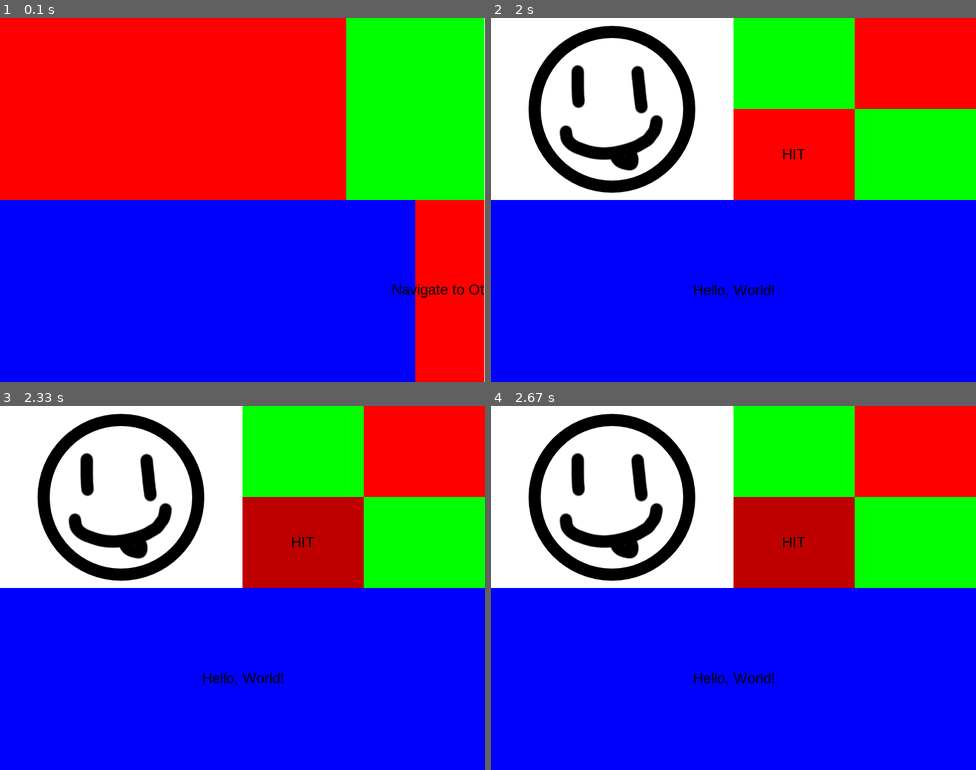
Above: before the commit, frames 1-4 (two rows, left to right).
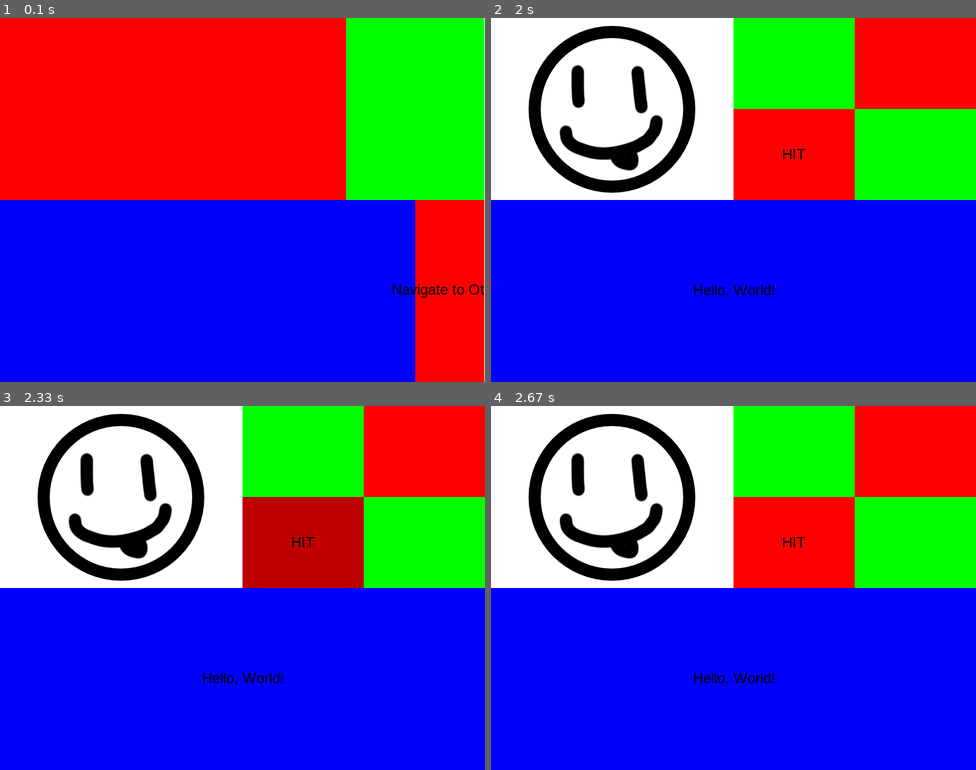
Above: after the commit, the same moments.

Repository: rschwa6308/Pygame-App-Framework
Game: pygame game, started from src/App.py
Same seed, same stepped clock (60 frames per second), same inputs: the game is played once before the commit and once after it.
Inputs (mouse positions are in pixels of both pictures, inside the frame that each line leads up to):
- Up to frame 1 (0.1 s): no input
- Up to frame 2 (2 s): press the mouse at (665, 109) at 0.37 s; move the mouse to (621, 127) at 0.47 s; release the mouse at (583, 145) at 0.6 s; click (912, 327) at 0.72 s; press the mouse at (612, 109) at 1.03 s; move the mouse to (699, 152) at 1.13 s; release the mouse at (786, 200) at 1.27 s; press the mouse at (612, 109) at 1.43 s; move the mouse to (675, 90) at 1.53 s; move the mouse to (738, 68) at 1.63 s; release the mouse at (738, 68) at 1.67 s
- Up to frame 3 (2.33 s): press the mouse at (121, 497) at 2.07 s; move the mouse to (213, 500) at 2.17 s; release the mouse at (310, 507) at 2.3 s
- Up to frame 4 (2.67 s): move the mouse to (612, 497) at 2.63 s

Frames 1-3 are identical in both runs. In frame 4, 6.2% of the frame differs, in the area x 50-75%, y 25-50%.

Commit message:
hover issue fixed (mostly)

Diff:
--- a/src/Button.py
+++ b/src/Button.py
@@ -9,10 +9,11 @@
 
     hover_opacity = 0.75
     press_opacity = 0.5
-    # opacity_color = (*BLACK, 127)
 
-    rerender_on_hover = True
-    rerender_on_press = True
+    rerender_ui_triggers = {
+        "hover": True,
+        "press": True
+    }
 
     def __init__(
         self,
--- a/src/Component.py
+++ b/src/Component.py
@@ -10,8 +10,10 @@
 class Component:
     """The base class for all UI elements"""
 
-    rerender_on_hover = False
-    rerender_on_press = False
+    rerender_ui_triggers = {
+        "hover": False,
+        "press": False
+    }
 
     def __init__(
         self,
@@ -50,3 +52,22 @@
             raise ValueError(f"A \"{name}\" hook has not yet been bound to this component")
 
         self.hooks[name](*args, **kwargs)
+
+    def set_ui_state(self, field_name, val):
+        print(self, field_name, val)
+        if field_name not in self.ui_state:
+            raise ValueError(f"Field name \"{field_name}\" is not a valid ui_state field")
+
+        print(self.rerender_ui_triggers[field_name], (self.ui_state[field_name] != val))
+        rerender = self.rerender_ui_triggers[field_name] and (self.ui_state[field_name] != val)
+
+        self.ui_state[field_name] = val
+
+        if rerender:
+            print("RERENDER!")
+            self.run_hook("TRIGGER_RERENDER")
+
+        # If removing hover, recursively remove hover from all children
+        if field_name == "hover" and not val:
+            for child in self.children:
+                child.set_ui_state("hover", False)
--- a/src/View.py
+++ b/src/View.py
@@ -107,18 +107,18 @@
                 if self.hover_child is None and new_hover_child is None:
                     pass
                 elif self.hover_child is None:
-                    new_hover_child.ui_state["hover"] = True
-                    if new_hover_child.rerender_on_hover:
-                        new_hover_child.run_hook("TRIGGER_RERENDER")
+                    new_hover_child.set_ui_state("hover", True)
+                    # if new_hover_child.rerender_on_hover:
+                    #     new_hover_child.run_hook("TRIGGER_RERENDER")
                 elif new_hover_child is None:
-                    self.hover_child.ui_state["hover"] = False
-                    if self.hover_child.rerender_on_hover:
-                        self.hover_child.run_hook("TRIGGER_RERENDER")
+                    self.hover_child.set_ui_state("hover", False)
+                    # if self.hover_child.rerender_on_hover:
+                    #     self.hover_child.run_hook("TRIGGER_RERENDER")
                 elif self.hover_child is not new_hover_child:
-                    self.hover_child.ui_state["hover"] = False
-                    new_hover_child.ui_state["hover"] = True
-                    if self.hover_child.rerender_on_hover or new_hover_child.rerender_on_hover:
-                        new_hover_child.run_hook("TRIGGER_RERENDER")
+                    self.hover_child.set_ui_state("hover", False)
+                    new_hover_child.set_ui_state("hover", True)
+                    # if self.hover_child.rerender_on_hover or new_hover_child.rerender_on_hover:
+                    #     new_hover_child.run_hook("TRIGGER_RERENDER")
                 self.hover_child = new_hover_child
 
             # Pass mouse-button-down event only to the affected child and handle press changes
@@ -127,9 +127,10 @@
                     new_hover_child.process_event(converted_event)
                 # handle press changes
                 if event.button == 1 and new_hover_child is not None:
-                    new_hover_child.ui_state["press"] = True
-                    if new_hover_child.rerender_on_press:
-                        new_hover_child.run_hook("TRIGGER_RERENDER")
+                    new_hover_child.set_ui_state("press", True)
+                    # new_hover_child.ui_state["press"] = True
+                    # if new_hover_child.rerender_on_press:
+                    #     new_hover_child.run_hook("TRIGGER_RERENDER")
                     self.press_child = new_hover_child
 
             # Pass mouse-button-up events only to the currently pressed child (if it exists) and handle press changes
@@ -138,9 +139,10 @@
                     self.press_child.process_event(event)   # TODO: pass converted_event (if necessary)
                 # handle press changes
                 if event.button == 1 and self.press_child is not None:
-                    self.press_child.ui_state["press"] = False
-                    if self.press_child.rerender_on_press:
-                        self.press_child.run_hook("TRIGGER_RERENDER")
+                    new_hover_child.set_ui_state("press", False)
+                    # self.press_child.ui_state["press"] = False
+                    # if self.press_child.rerender_on_press:
+                    #     self.press_child.run_hook("TRIGGER_RERENDER")
                     self.press_child = None
 
         # Pass all other event types to all children
